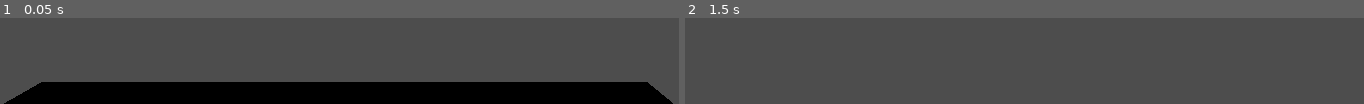
Above: before the commit, frames 1-2 (left to right).
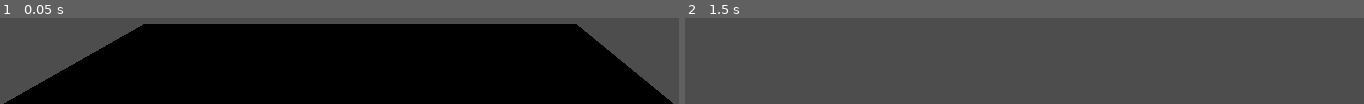
Above: after the commit, the same moments.

Repository: aaracan246/gameoff2025-ettudiopitijopo
Game: Godot game, scene res://Scenes/demo.tscn
Two runs of this game, one before a commit and one after it. Both use one fixed random seed, a clock stepped at 60 frames per second and the inputs below.
Inputs:
- Up to frame 1 (0.05 s): no input
- Up to frame 2 (1.5 s): tap Enter at 0.5 s; hold D (move_right) 0.53-1.28 s; tap Space at 1.25 s; hold S (move_back) from 1.28 s (still down)

The runs differ from the first frame. In frame 1, 52% of the frame differs, in the area x 5-96%, y 6-78%; in frame 2, nothing differs.
Error in both runs: Invalid assignment of property or key 'basis' with value of type 'Basis' on a base object of type 'null instance'. (res://Scripts/player.gd:26)

Commit message:
Small things

Diff:
--- a/waves-from-beyond/Scenes/player.tscn
+++ b/waves-from-beyond/Scenes/player.tscn
@@ -11,5 +11,4 @@
 shape = SubResource("CapsuleShape3D_f60y1")
 
 [node name="Camera3D" type="Camera3D" parent="."]
-transform = Transform3D(1, 0, 0, 0, 1, 0, 0, 0, 1, 0, 0.6070484, -0.13236064)
-fov = 59.062492
+transform = Transform3D(1, 0, 0, 0, 1, 0, 0, 0, 1, 0, 0.6070484, 0.015194967)
